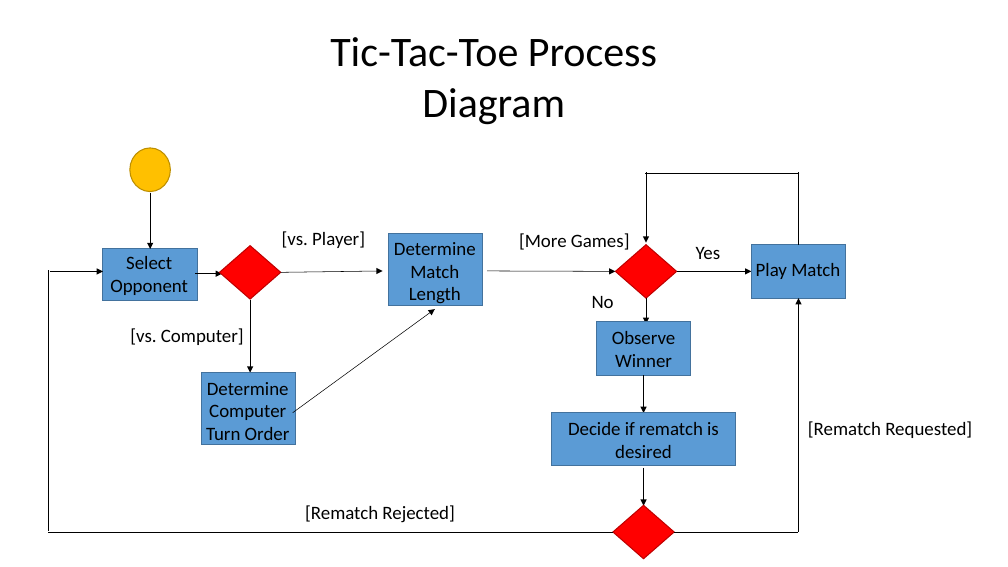
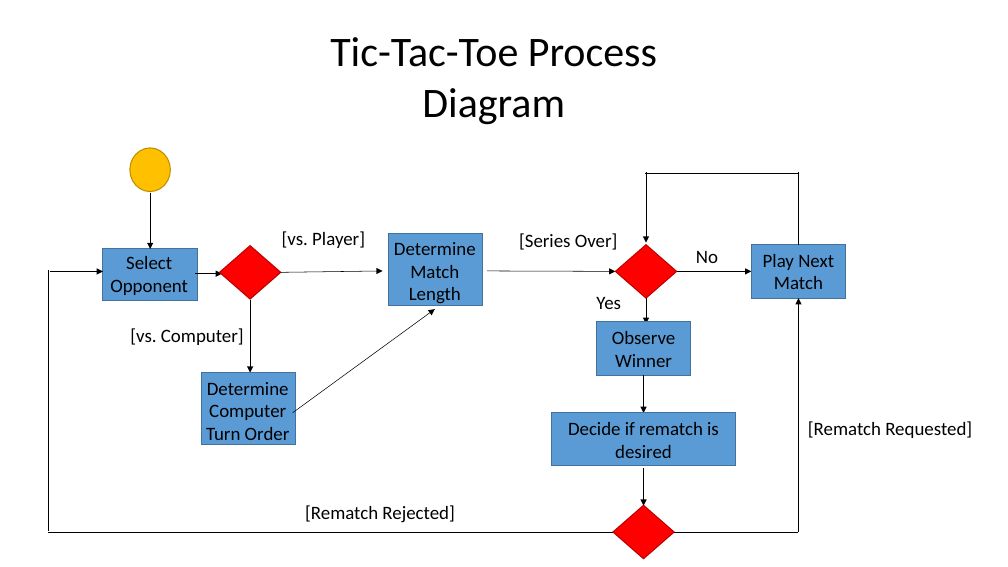
Before and after one commit to HFerencz/CIS434_Spring2019_G2, a slide deck: slide 6 of CIS434 Project Presentation.pptx. Drawn at 1008x567 pixels with LibreOffice and Linux fonts; fonts in the diff are those of the drawing. Boxes give left, top, right and bottom in pixels: in the first picture for what was removed or moved away, otherwise in the second. Text is boxed around its words. In the diff, an @@ line names an element or a change of style, - is before the commit and + after.

Commit message:
PPT for Group Presentation

```diff
--- a/CIS434 Project Presentation.pptx
+++ b/CIS434 Project Presentation.pptx
@@ text at (x1=519, y1=233, x2=618, y2=250): text changed @@
-[More Games]
+[Series Over]
@@ text "No" moved from (x1=592, y1=296, x2=614, y2=308) to (x1=696, y1=251, x2=718, y2=263) @@
@@ text at (x1=763, y1=254, x2=834, y2=289): text changed @@
-Play Match
+Play Next
+Match
@@ text "Yes" moved from (x1=696, y1=247, x2=721, y2=259) to (x1=596, y1=297, x2=621, y2=309) @@
```
